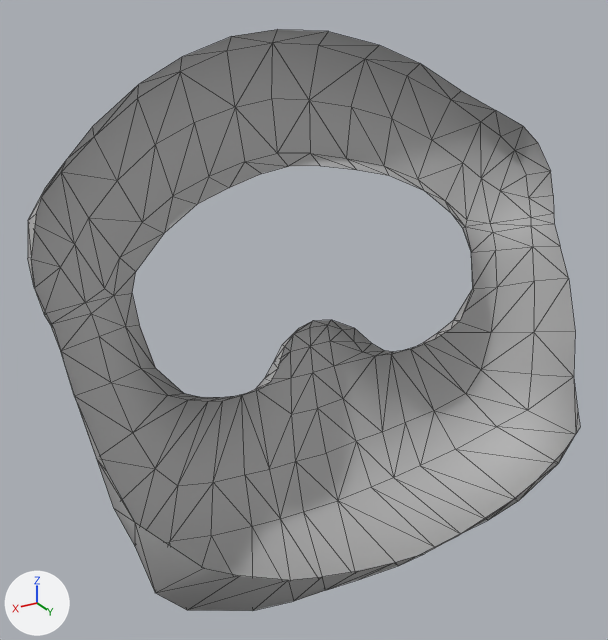
Renders of the glTF model assets/models/facial-hair_goatee-1-brown.glb from each side of a commit.
The view is the same before and after, from a 50 mm lens placed at (0.1364, 0.0343, 0.5862), pointed at (0.0122, -0.1727, 0.4828). Lighting does not change. The marker at lower left points along +X, +Y and +Z. Mesh edges are drawn as thin lines.

Objects in the first picture: 'goatee01'.
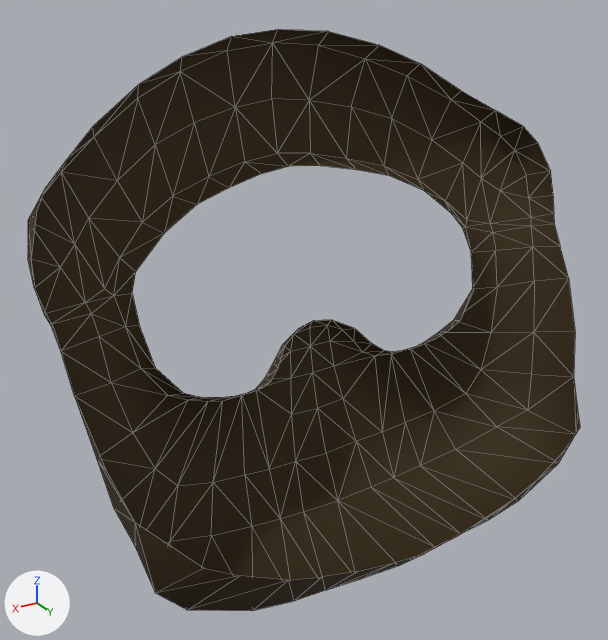
The change, as a diff of the scene's bpy script:
```diff
--- a/assets/models/facial-hair_goatee-1-brown.glb.py
+++ b/assets/models/facial-hair_goatee-1-brown.glb.py
@@ mat_goatee1 @@
 n1 = _N.new('ShaderNodeOutputMaterial'); n1.name = 'Material Output'
+n5 = _N.new('ShaderNodeMix'); n5.name = 'Mix'
+n5.data_type = 'RGBA'
+n5.blend_type = 'MULTIPLY'
+n5.inputs[0].default_value = 1.0  # 'Factor'
+n5.inputs[7].default_value = (0.108, 0.0691, 0.0246, 1.0)  # 'B', brown #5c4a2b
 n2 = _N.new('ShaderNodeTexImage'); n2.name = 'Image Texture'
@@ mat_goatee1 @@
 n0 = _N.new('ShaderNodeBsdfPrincipled'); n0.name = 'Principled BSDF'
 _L.new(n0.outputs[0], n1.inputs[0])  # 'BSDF' to 'Surface'
-_L.new(n2.outputs[0], n0.inputs[0])  # 'Color' to 'Base Color'
 _L.new(n3.outputs[2], n0.inputs[1])  # 'Blue' to 'Metallic'
@@ mat_goatee1 @@
 _L.new(n4.outputs[0], n3.inputs[0])  # 'Color' to 'Color'
+_L.new(n5.outputs[2], n0.inputs[0])  # 'Result' to 'Base Color'
+_L.new(n2.outputs[0], n5.inputs[6])  # 'Color' to 'A'
```

Where the change shows, as pixel boxes (x1, y1, x2, y2) in the pictures (608 x 640 px):
'goatee01', recoloured (grey to brown)
    both: (28, 29, 580, 611)
